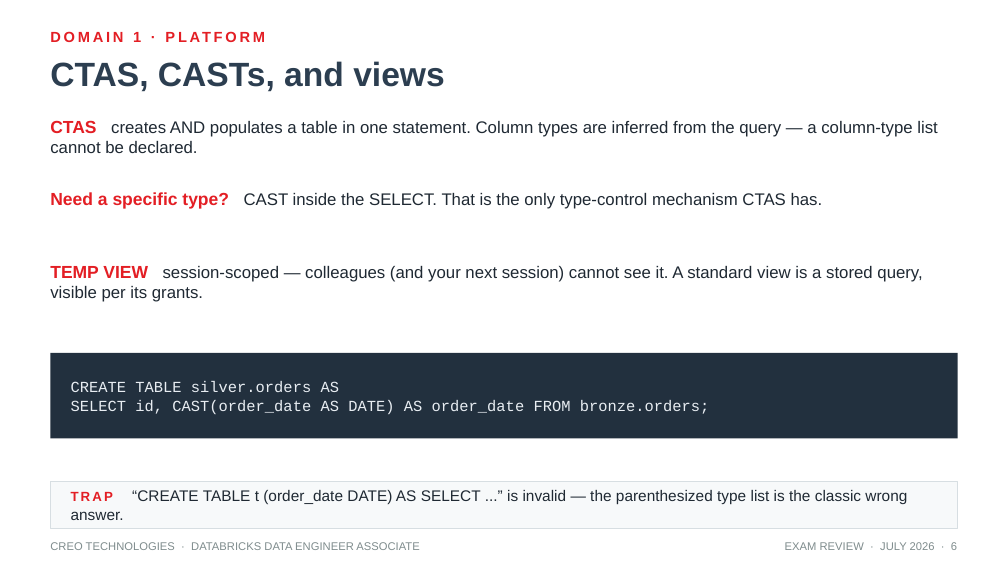
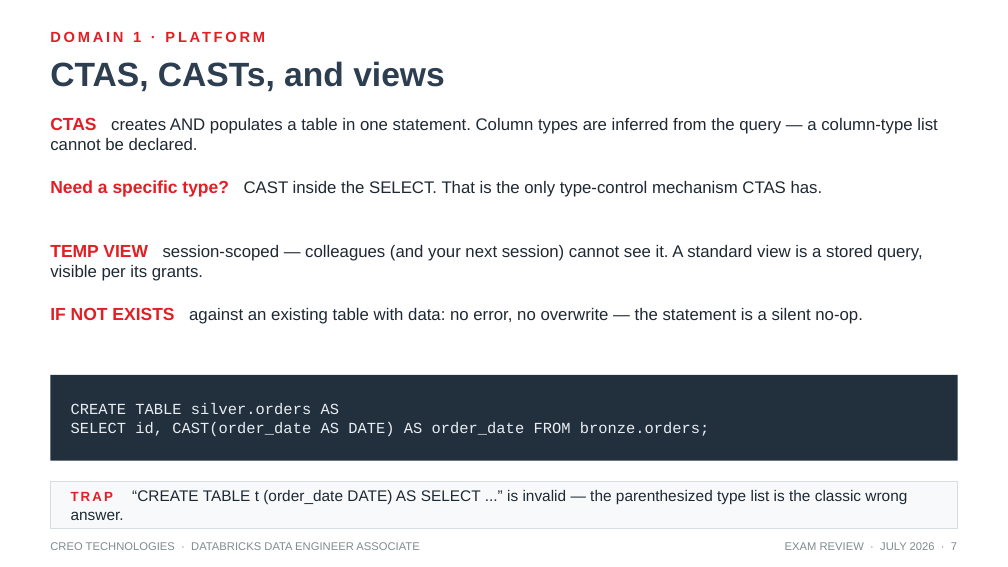
Before and after one commit to tatwan/Databricks_DE_Associate, a slide deck: slide 7 of slides/Exam_Prep_Review.pptx (slide 6 before the commit). Drawn at 1008x567 pixels with LibreOffice and Linux fonts; fonts in the diff are those of the drawing. Boxes give left, top, right and bottom in pixels: in the first picture for what was removed or moved away, otherwise in the second. Text is boxed around its words. In the diff, an @@ line names an element or a change of style, - is before the commit and + after.

Commit message:
updated exam prep slides

```diff
--- a/slides/Exam_Prep_Review.pptx
+++ b/slides/Exam_Prep_Review.pptx
@@ text "Need a specific type? CAST ...": place and size @@
-text "Need a specific type? CAST ..." at (50,192,823,209)
+text "Need a specific type? CAST ..." at (50,180,823,197)
@@ text "TEMP VIEW session-scoped — colleagues ...": place and size @@
-text "TEMP VIEW session-scoped — colleagues ..." at (50,266,922,302)
+text "TEMP VIEW session-scoped — colleagues ..." at (50,245,922,281)
@@ text added at (50,307,863,324), 12 pt, text #1F2933 @@
+IF NOT EXISTS against an existing table with data: no error, no overwrite — the statement is a silent no-op.
@@ rectangle: place and size @@
-rectangle at (50,353,958,438)
+rectangle at (50,375,958,461)
@@ text "CREATE TABLE silver.orders AS": place and size @@
-text "CREATE TABLE silver.orders AS" at (71,381,710,414)
+text "CREATE TABLE silver.orders AS" at (71,403,710,436)
@@ text at (785,542,957,550): text changed @@
-EXAM REVIEW · JULY 2026 · 6
+EXAM REVIEW · JULY 2026 · 7
```
Also in this commit, not shown: 31 other slides changed, 6 slides added, 3 other files.
